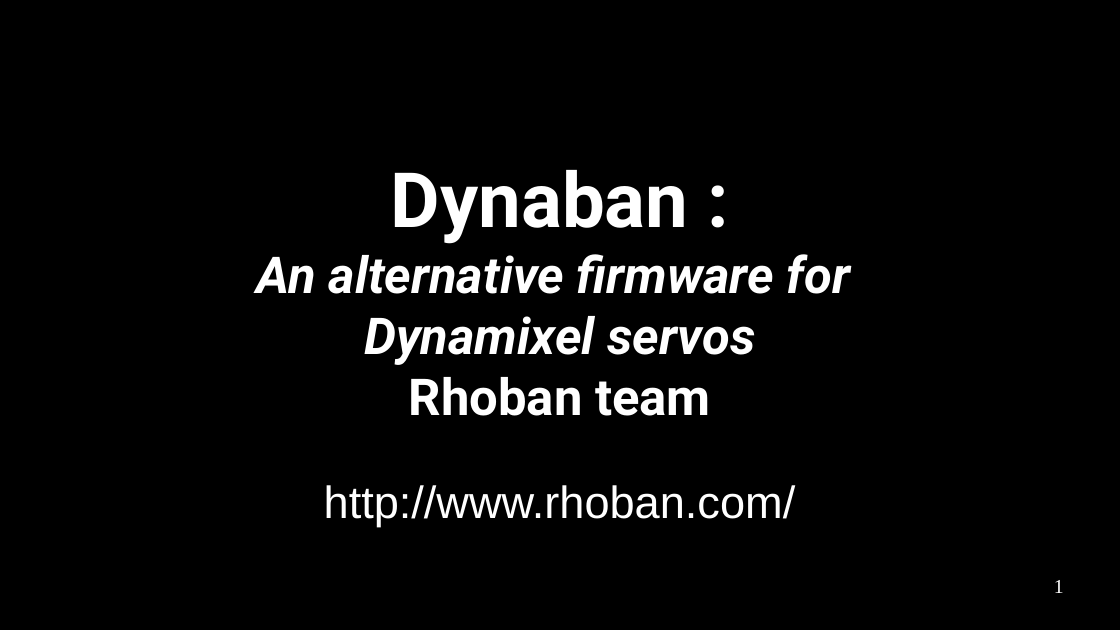
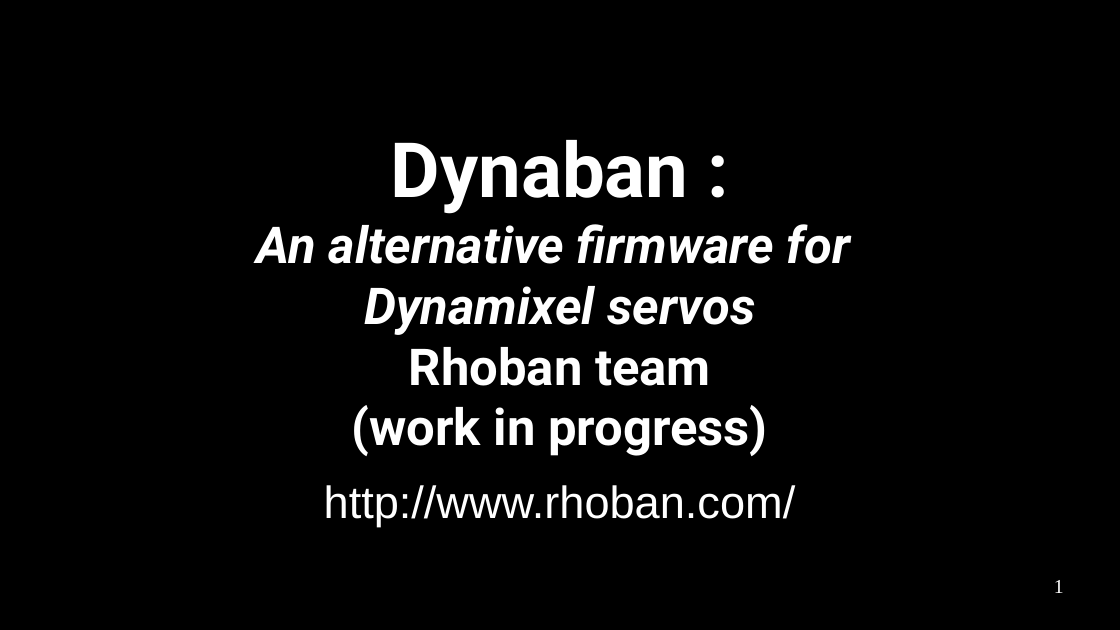
Before and after one commit to RhobanProject/Dynaban, a slide deck: slide 1 of docs/presentation.odp. Drawn at 1120x630 pixels with LibreOffice and Linux fonts; fonts in the diff are those of the drawing. Boxes give left, top, right and bottom in pixels: in the first picture for what was removed or moved away, otherwise in the second. Text is boxed around its words. In the diff, an @@ line names an element or a change of style, - is before the commit and + after.

```diff
--- a/docs/presentation.odp
+++ b/docs/presentation.odp
@@ title at (x1=257, y1=140, x2=850, y2=456): text changed @@
-Dynaban :
-An alternative firmware for
-Dynamixel servos
-Rhoban team
+Dynaban :
+An alternative firmware for
+Dynamixel servos
+Rhoban team
+(work in progress)
```
Also in this commit, not shown: 4 other slides changed, 2 slides added, 1 slide removed, 5 other files.
